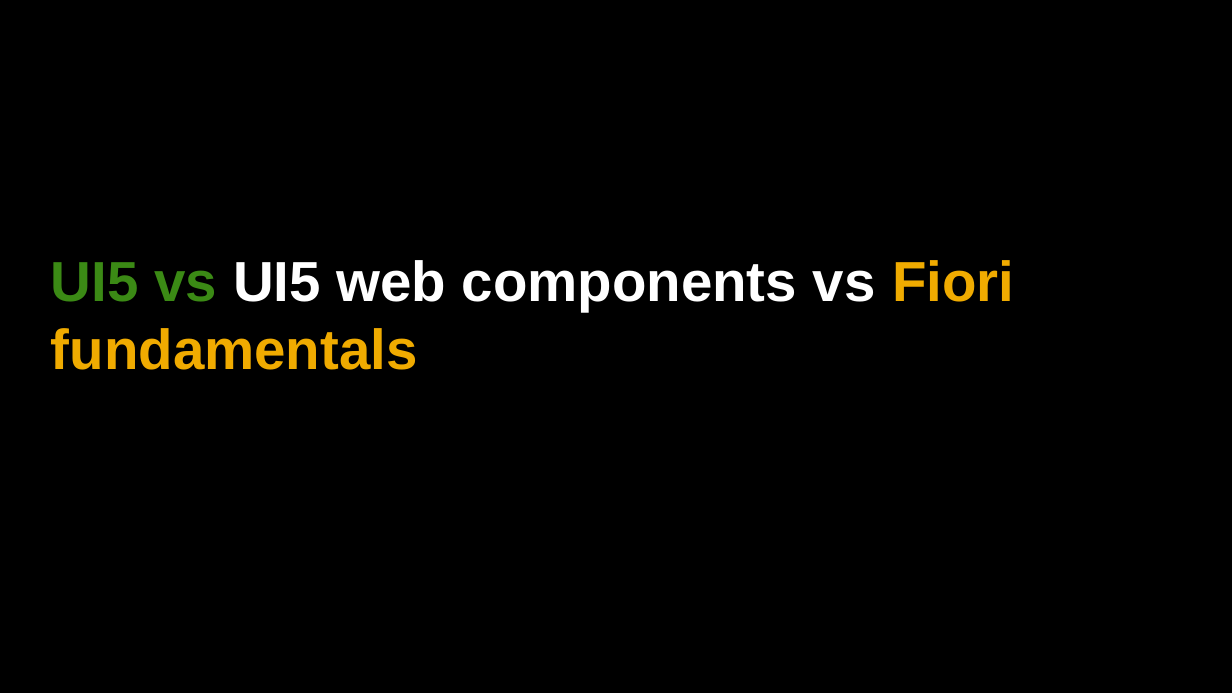
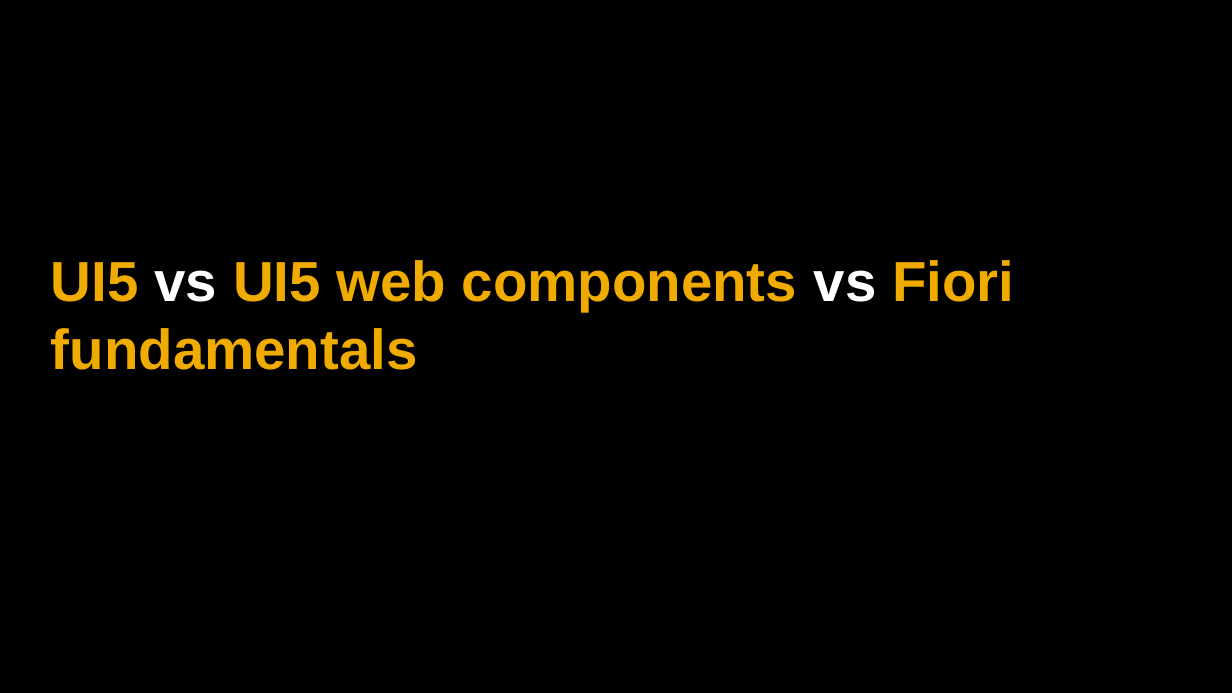
Before and after one commit to rishabh62/UI5con, a slide deck: slide 11 of UI5con.pptx (slide 10 before the commit). Drawn at 1232x693 pixels with LibreOffice and Linux fonts; fonts in the diff are those of the drawing. Boxes give left, top, right and bottom in pixels: in the first picture for what was removed or moved away, otherwise in the second. Text is boxed around its words. In the diff, an @@ line names an element or a change of style, - is before the commit and + after.

```diff
--- a/UI5con.pptx
+++ b/UI5con.pptx
@@ title "UI5 vs UI5 web components ..." at bbox=[51, 260, 1014, 370]: text colour #3B8A15 to #F0AB00 in "UI5"; text colour #3B8A15 to #FFFFFF in "vs"; text colour #FFFFFF to #F0AB00 in "UI5 web components" @@
```
Also in this commit, not shown: 8 other slides changed, 4 slides added, 4 slides removed.
